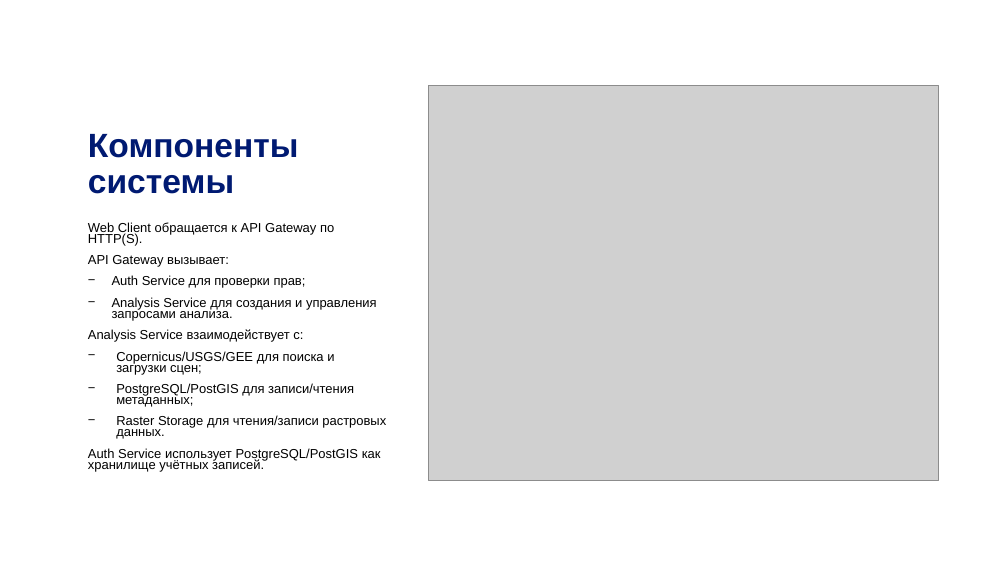
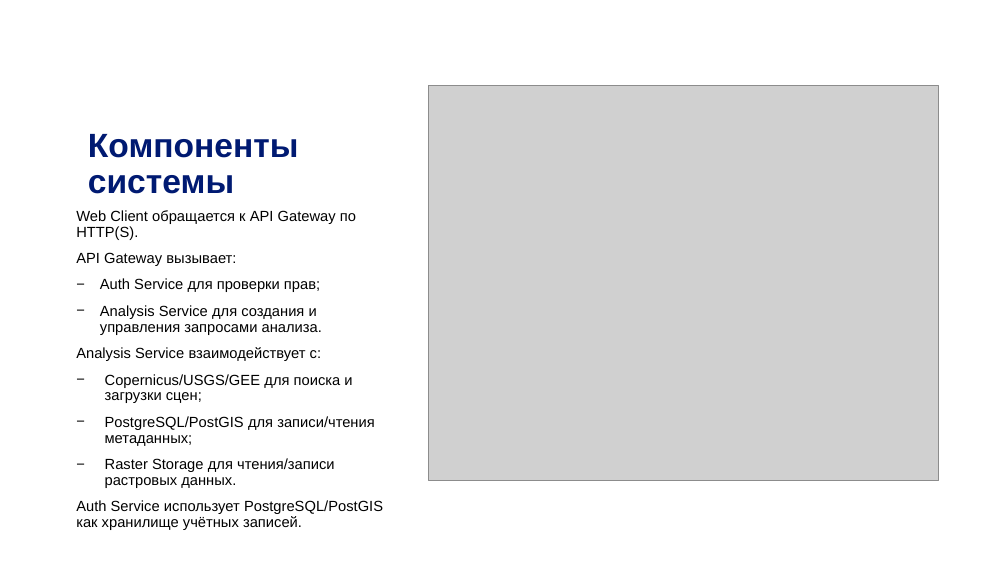
Before and after one commit to DinRazar/ispm, a slide deck: slide 6 of Работа_10_Этоговая преза УПИС.pptx. Drawn at 1008x567 pixels with LibreOffice and Linux fonts; fonts in the diff are those of the drawing; grey boxes stand for pictures; background and template pictures are left out. Boxes give left, top, right and bottom in pixels: in the first picture for what was removed or moved away, otherwise in the second. Text is boxed around its words. In the diff, an @@ line names an element or a change of style, - is before the commit and + after.

```diff
--- a/Работа_10_Этоговая преза УПИС.pptx
+++ b/Работа_10_Этоговая преза УПИС.pptx
@@ text "Web Client обращается к API ...": place and size @@
-text "Web Client обращается к API ..." at (88, 222, 386, 472)
+text "Web Client обращается к API ..." at (76, 210, 383, 530)
@@ text "Web Client обращается к API ..." at (76, 210, 383, 530): size 12.4 to 14 pt; line spacing 0.7 to 0.9 @@
```
Also in this commit, not shown: 1 slide added.
